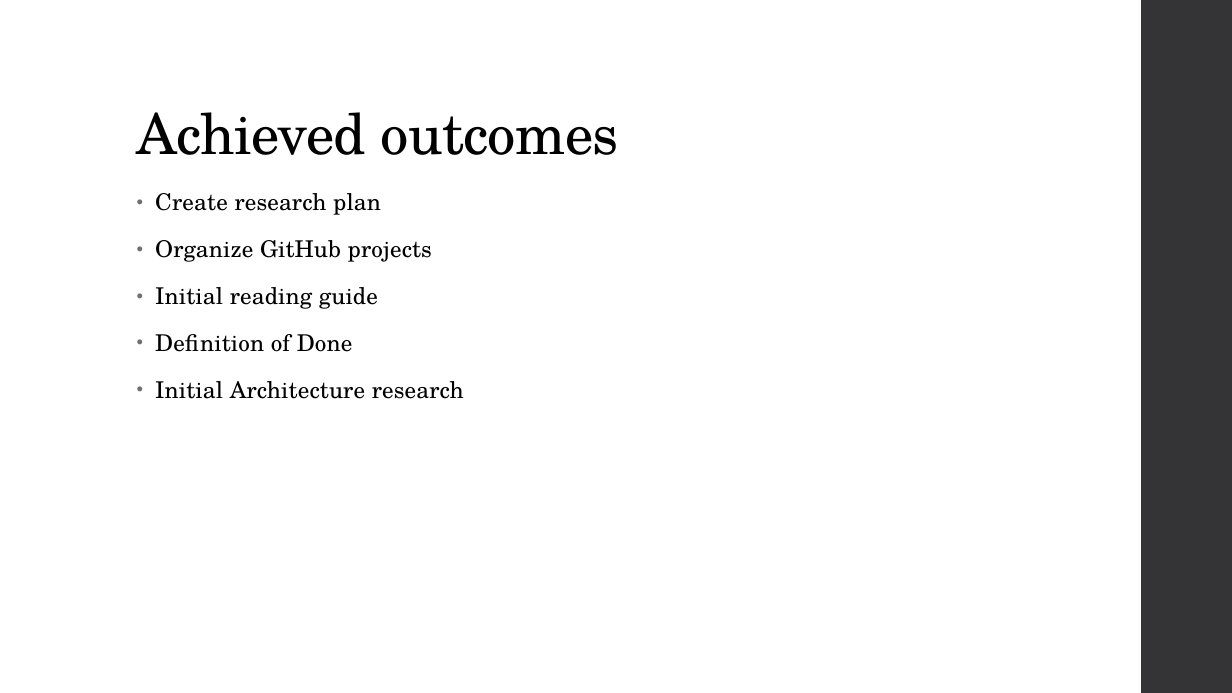
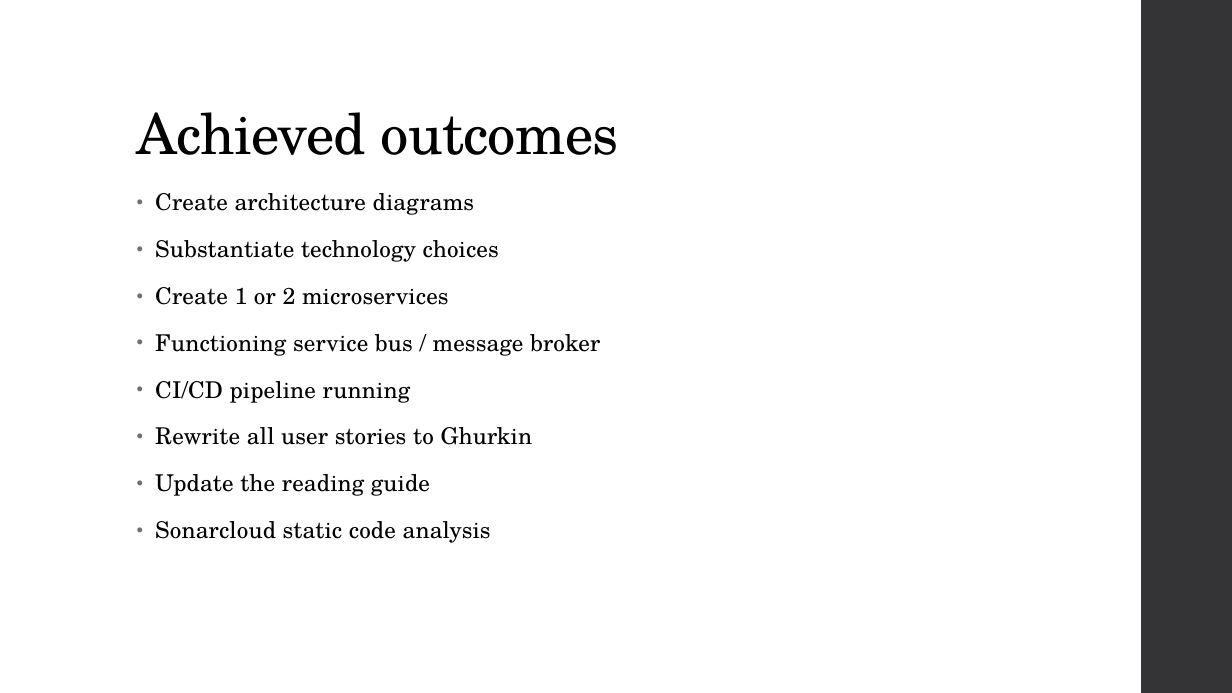
Before and after one commit to FHICT-Owen/ICAP, a slide deck: slide 3 of docs/Sprint_2.pptx. Drawn at 1232x693 pixels with LibreOffice and Linux fonts; fonts in the diff are those of the drawing. Boxes give left, top, right and bottom in pixels: in the first picture for what was removed or moved away, otherwise in the second. Text is boxed around its words. In the diff, an @@ line names an element or a change of style, - is before the commit and + after.

```diff
--- a/docs/Sprint_2.pptx
+++ b/docs/Sprint_2.pptx
@@ text at [155, 193, 600, 543]: text changed @@
-• Create research plan
-• Organize GitHub projects
-• Initial reading guide
-• Definition of Done
-• Initial Architecture research
+• Create architecture diagrams
+• Substantiate technology choices
+• Create 1 or 2 microservices
+• Functioning service bus / message broker
+• CI/CD pipeline running
+• Rewrite all user stories to Ghurkin
+• Update the reading guide
+• Sonarcloud static code analysis
```
Also in this commit, not shown: 2 other slides changed, 1 slide added, 1 slide removed, 1 other file.
